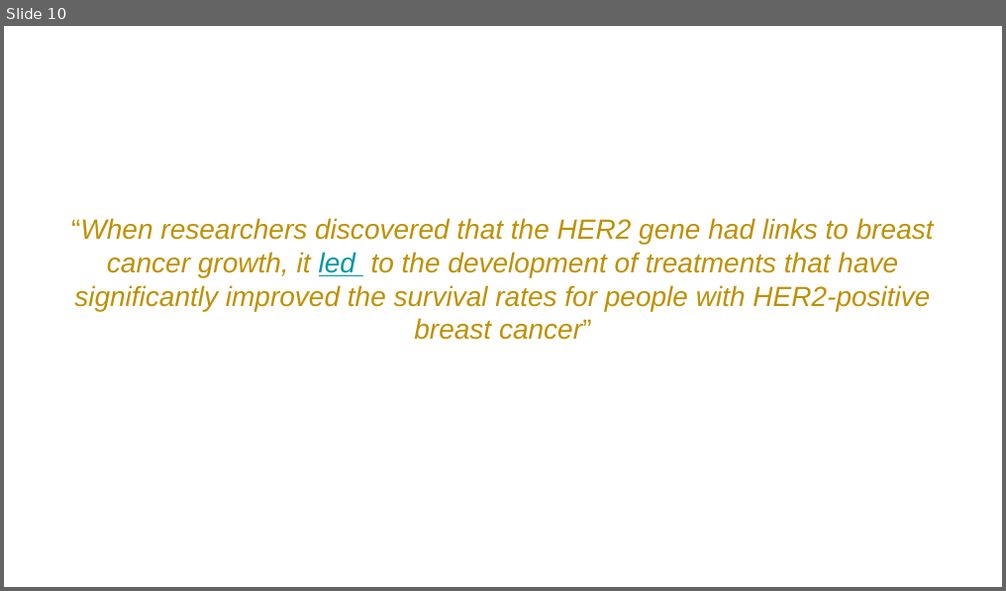
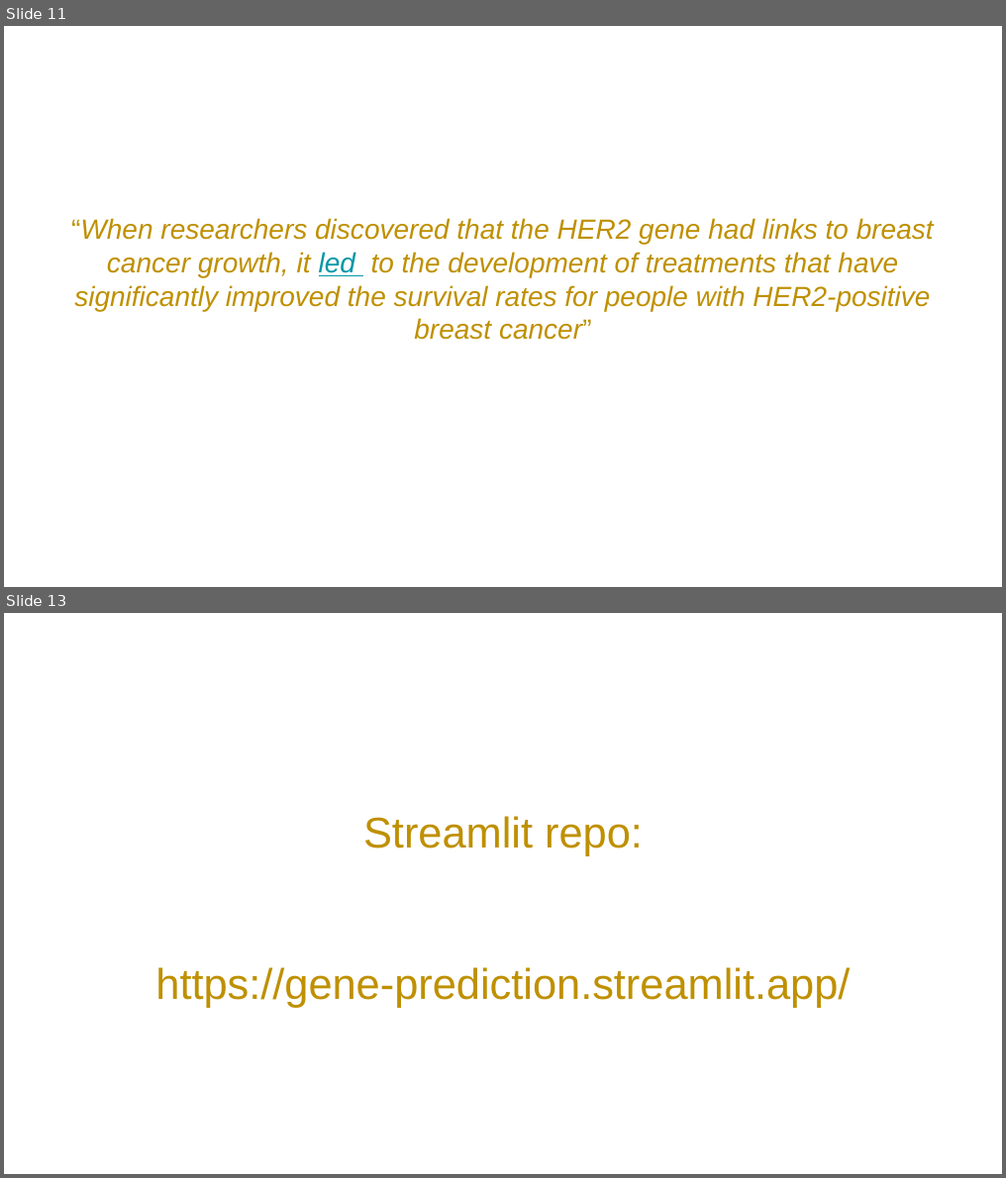
Before and after one commit to TerezaRosier/Prediction-of-Breast-Cancer-Related-Genes-Proteins-Using-Machine-Learning, a slide deck: BREAST CANCER - final.pptx. Shown one above the other, each under a label of ours: slide 10 before the commit, slides 11 and 13 after it; the slides between them are not shown. The pictures are 1006x591 and 1006x1178 pixels, drawn with LibreOffice and Linux fonts; fonts in the diff are those of the drawing; background and template pictures are left out. Boxes give left, top, right and bottom in pixels: in the first picture for what was removed or moved away, otherwise in the second. Text is boxed around its words. In the diff, an @@ line names an element or a change of style, - is before the commit and + after.

```diff
--- a/BREAST CANCER - final.pptx
+++ b/BREAST CANCER - final.pptx
@@ slide 13 added at box(4, 613, 1002, 1174), background picture (left out) @@
@@ text added at box(155, 816, 849, 1007), 31 pt, text #BF9000 @@
+Streamlit repo:
+https://gene-prediction.streamlit.app/
@@ what was slide 10 is now slide 11 @@
```
Also in this commit, not shown: 5 slides changed, 1 other slide added.
